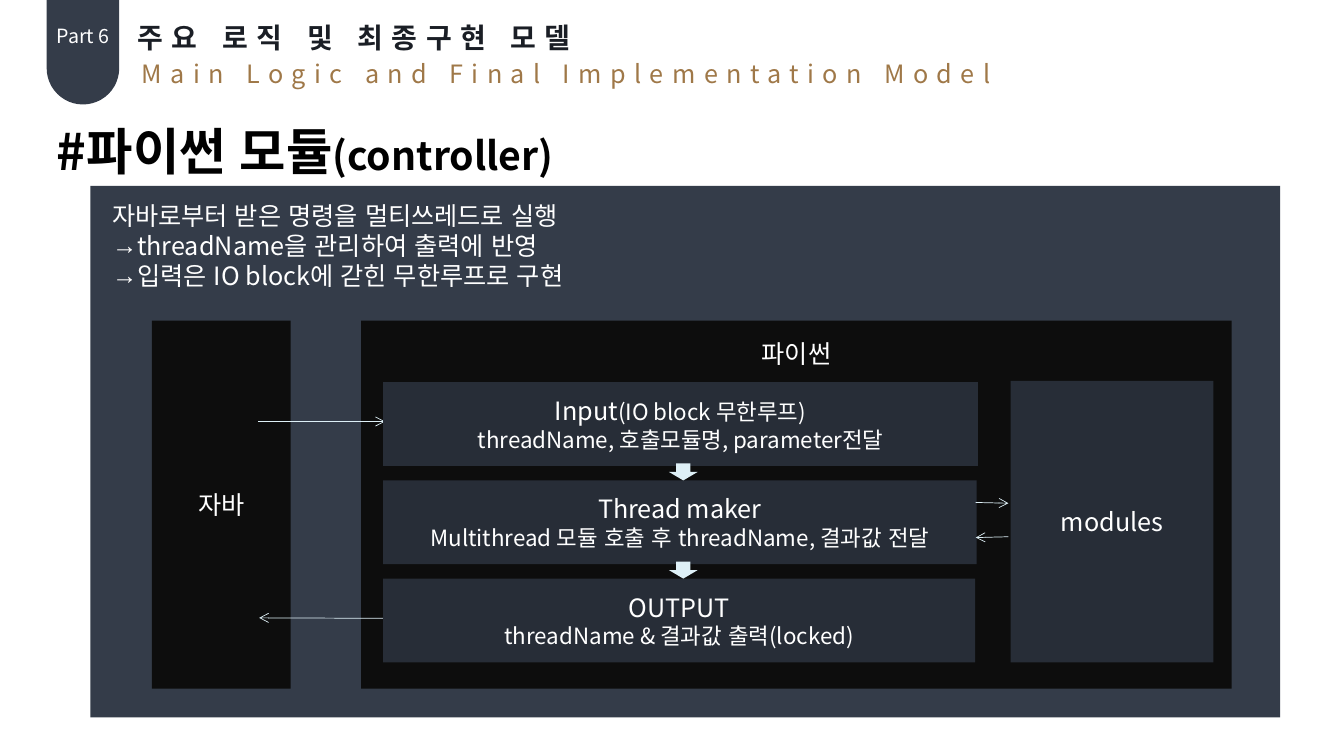
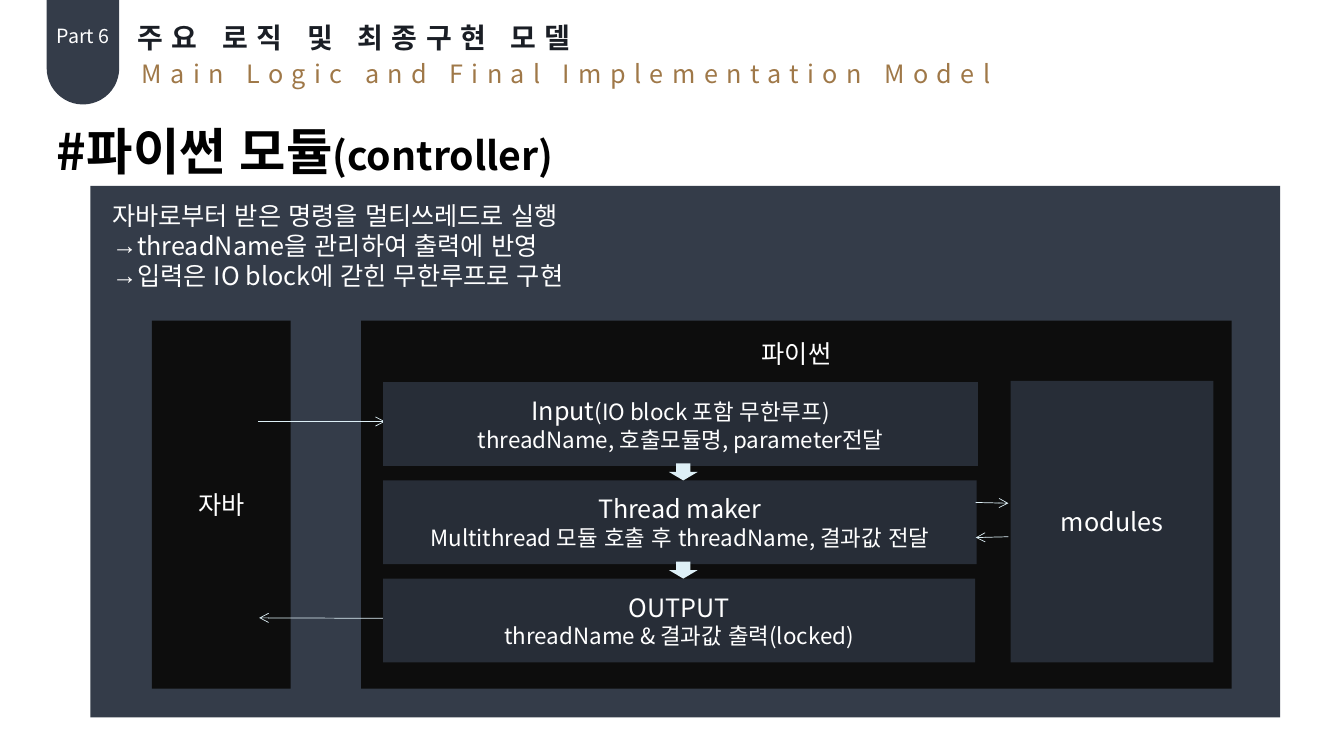
Before and after one commit to Hoonys101/bigdata, a slide deck: slide 25 of 최종.pptx. Drawn at 1344x756 pixels with LibreOffice and Linux fonts; fonts in the diff are those of the drawing. Boxes give left, top, right and bottom in pixels: in the first picture for what was removed or moved away, otherwise in the second. Text is boxed around its words. In the diff, an @@ line names an element or a change of style, - is before the commit and + after.

```diff
--- a/최종.pptx
+++ b/최종.pptx
@@ text in rectangle at <box>531,401,830,426</box>: text changed @@
-Input(IO block 무한루프)
+Input(IO block 포함 무한루프)
```
Also in this commit, not shown: 3 other slides changed, 5 other files.
